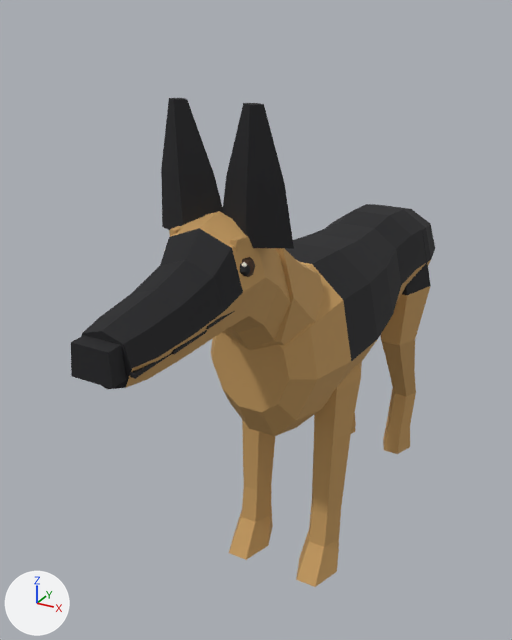
The glTF model site/models/GN_DogShepherd_faceted_01.glb as it was, and as the next commit left it.
Camera for both pictures: a camera (50 mm lens) standing at (0.488, -1.251, 0.992) and looking at (-0.096, -0.19, 0.462). Lighting does not change. The marker at lower left points along +X, +Y and +Z. The first picture is the older version. Where no turn or scale is listed for an object, it has been applied to the vertices. Vertices at exactly the same position are counted once.

In view in the first picture: 'GN_DogShepherd_faceted'.
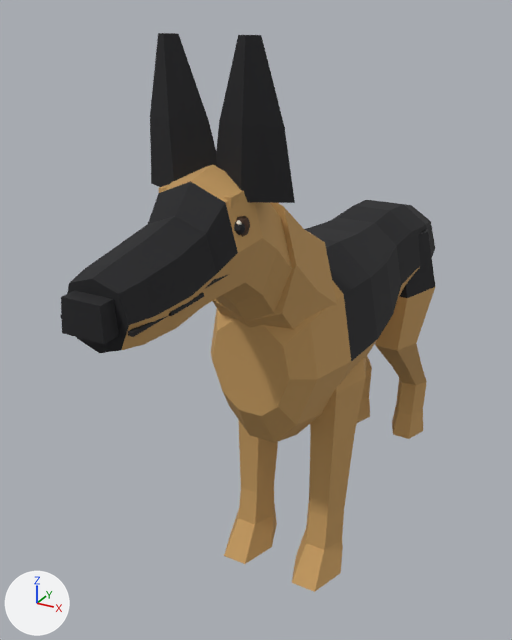
Pixel boxes [x1, y1, x2, y2] of what changed, in the pictures (512 x 640 px; the box of a moved part takes in the faces that stretch with it):
'GN_DogShepherd_faceted', reshaped (14% taller)
    before: [71, 98, 435, 587]
    after: [60, 33, 435, 592]
part 1 of me_gn_dogshepherd_faceted, moved or reshaped
    before: [161, 98, 223, 230]
    after: [150, 33, 217, 187]
part 2 of me_gn_dogshepherd_faceted, moved or reshaped
    before: [223, 103, 294, 249]
    after: [216, 35, 295, 203]
part 3 of me_gn_dogshepherd_faceted, moved or reshaped
    before: [71, 335, 126, 389]
    after: [61, 290, 119, 344]
part 4 of me_gn_dogshepherd_faceted, moved or reshaped
    before: [223, 248, 324, 350]
    after: [213, 203, 337, 330]
part 5 of me_gn_dogshepherd_faceted, moved or reshaped
    before: [242, 257, 255, 277]
    after: [237, 216, 250, 237]
part 6 of me_gn_dogshepherd_faceted, moved or reshaped
    before: [240, 263, 250, 276]
    after: [234, 221, 245, 235]
part 7 of me_gn_dogshepherd_faceted, moved or reshaped
    before: [242, 262, 247, 267]
    after: [236, 220, 242, 225]
part 8 of me_gn_dogshepherd_faceted, moved or reshaped
    before: [130, 354, 171, 379]
    after: [128, 316, 168, 337]
part 9 of me_gn_dogshepherd_faceted, moved or reshaped
    before: [171, 330, 207, 354]
    after: [169, 293, 204, 316]
part 10 of me_gn_dogshepherd_faceted, moved or reshaped
    before: [206, 311, 234, 329]
    after: [203, 274, 229, 290]
part 11 of me_gn_dogshepherd_faceted, moved or reshaped
    before: [169, 226, 183, 236]
    after: [159, 185, 169, 192]
part 12 of me_gn_dogshepherd_faceted, moved or reshaped
    before: [230, 236, 245, 252]
    after: [224, 194, 239, 209]
part 13 of me_gn_dogshepherd_faceted, moved or reshaped
    before: [81, 204, 434, 587]
    after: [67, 165, 435, 592]

The change in detail:
me_gn_dogshepherd_faceted is used by ob_gn_dogshepherd_faceted; location (0.0, 0.0, 0.0).
me_gn_dogshepherd_faceted had 632 vertices, 1164 faces and spanned x -0.13..0.13, y -0.737..0.489, z 0.0..0.887.
me_gn_dogshepherd_faceted now has 632 vertices, 1164 faces and spans x -0.137..0.137, y -0.743..0.457, z 0.0..0.964.
me_gn_dogshepherd_faceted part 1: the loose piece of 12 vertices spanning x -0.105..0.009, y -0.481..-0.423, z 0.706..0.887 is scaled about its middle by (1.07, 1.06, 1.07), then moved by (-0.001, -0.012, 0.071).
me_gn_dogshepherd_faceted part 2: the loose piece of 12 vertices spanning x -0.009..0.105, y -0.481..-0.423, z 0.706..0.887 is scaled about its middle by (1.07, 1.06, 1.07), then moved by (0.001, -0.012, 0.071).
me_gn_dogshepherd_faceted part 3: the loose piece of 8 vertices spanning x -0.029..0.029, y -0.737..-0.699, z 0.617..0.659 is moved by (0.0, -0.006, 0.056).
me_gn_dogshepherd_faceted part 4: the loose piece of 24 vertices spanning x -0.093..0.093, y -0.389..-0.281, z 0.397..0.709 is scaled about its middle by 1.08, then moved by (0.0, -0.002, 0.05).
me_gn_dogshepherd_faceted part 5: the loose piece of 30 vertices spanning x 0.035..0.069, y -0.51..-0.476, z 0.67..0.699 is moved by (0.002, -0.016, 0.059).
me_gn_dogshepherd_faceted part 6: the loose piece of 30 vertices spanning x 0.046..0.067, y -0.511..-0.49, z 0.676..0.694 is moved by (0.002, -0.016, 0.059).
me_gn_dogshepherd_faceted part 7: the loose piece of 20 vertices spanning x 0.057..0.064, y -0.508..-0.5, z 0.689..0.696 is moved by (0.002, -0.016, 0.059).
me_gn_dogshepherd_faceted part 8: the loose piece of 8 vertices spanning x 0.037..0.044, y -0.715..-0.644, z 0.623..0.628 is scaled about its middle by (1, 0.944, 1), then moved by (0.007, -0.008, 0.054).
me_gn_dogshepherd_faceted part 9: the loose piece of 8 vertices spanning x 0.041..0.048, y -0.648..-0.577, z 0.624..0.629 is scaled about its middle by (1, 0.944, 1), then moved by (0.007, -0.012, 0.054).
me_gn_dogshepherd_faceted part 10: the loose piece of 8 vertices spanning x 0.045..0.052, y -0.581..-0.51, z 0.63..0.635 is scaled about its middle by (1, 0.944, 1), then moved by (0.002, -0.016, 0.056).
me_gn_dogshepherd_faceted part 11: the loose piece of 8 vertices spanning x -0.051..-0.042, y -0.508..-0.487, z 0.71..0.724 is moved by (-0.002, -0.016, 0.059).
me_gn_dogshepherd_faceted part 12: the loose piece of 8 vertices spanning x 0.042..0.051, y -0.508..-0.487, z 0.71..0.724 is moved by (0.002, -0.016, 0.059).
me_gn_dogshepherd_faceted part 13: 332 of 632 vertices moved; they spanned x -0.126..0.126, y -0.713..0.489, z 0.0..0.746 and now span x -0.137..0.137, y -0.72..0.457, z 0.0..0.81; mean shift (0.0, 0.006, 0.011); largest move (-0.055, 0.278, 0.0) -> (-0.051, 0.375, 0.0).
Other edits to the shape of me_gn_dogshepherd_faceted do not show in these pictures.
